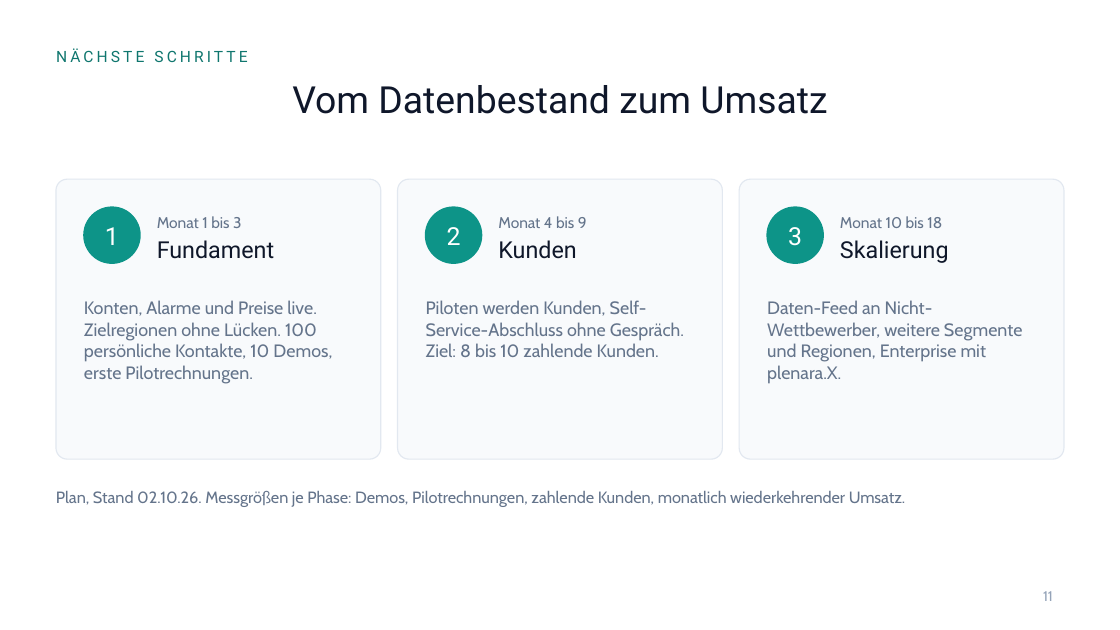
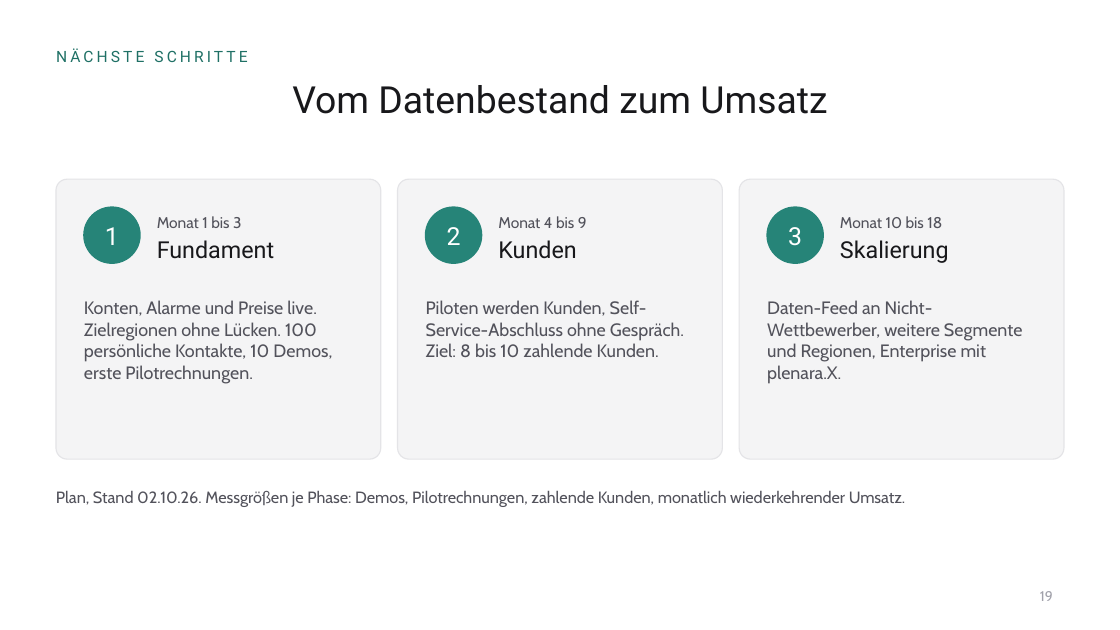
Before and after one commit to EsMa001/Ratsmonitor, a slide deck: slide 19 of docs/design/praesentation/plenara-investoren.pptx (slide 11 before the commit). Drawn at 1120x630 pixels with LibreOffice and Linux fonts; fonts in the diff are those of the drawing; background and template pictures are left out. Boxes give left, top, right and bottom in pixels: in the first picture for what was removed or moved away, otherwise in the second. Text is boxed around its words. In the diff, an @@ line names an element or a change of style, - is before the commit and + after.

```diff
--- a/docs/design/praesentation/plenara-investoren.pptx
+++ b/docs/design/praesentation/plenara-investoren.pptx
@@ text "NÄCHSTE SCHRITTE" at <box>56,48,247,62</box>: text colour #0F766E to #1F7065 @@
@@ fill #F8FAFC to #F4F4F5; outline #E2E8F0 0.75 pt to #E4E4E7 0.75 pt in 3 elements at <box>56,179,381,459</box>, <box>398,179,722,459</box>, <box>739,179,1064,459</box> @@
@@ fill #0D9488 to #268478; outline #0D9488 1 pt to #268478 1 pt in 3 elements at <box>84,207,140,263</box>, <box>426,207,482,263</box>, <box>767,207,823,263</box> @@
@@ text colour #0F172A to #18181B in 4 elements at <box>292,85,827,114</box>, <box>157,240,274,259</box>, <box>498,240,576,259</box>, <box>840,240,949,263</box> @@
@@ text colour #64748B to #52525B in 7 elements at <box>157,216,242,228</box>, <box>84,300,332,384</box>, <box>498,216,587,228</box>, <box>426,300,684,357</box>, <box>840,216,942,228</box>, <box>767,300,1022,384</box>, <box>56,490,905,507</box> @@
@@ page number at <box>1040,591,1053,601</box>: text changed; text colour #94A3B8 to #A1A1AA @@
-11
+19
```
Also in this commit, not shown: 8 other slides changed, 11 slides added, 3 slides removed, 34 other files.
